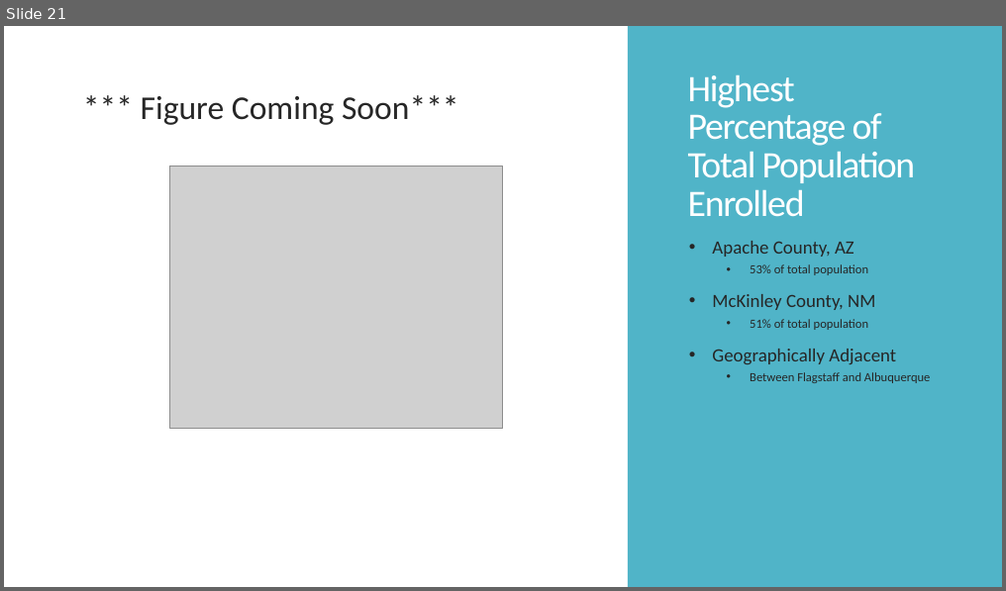
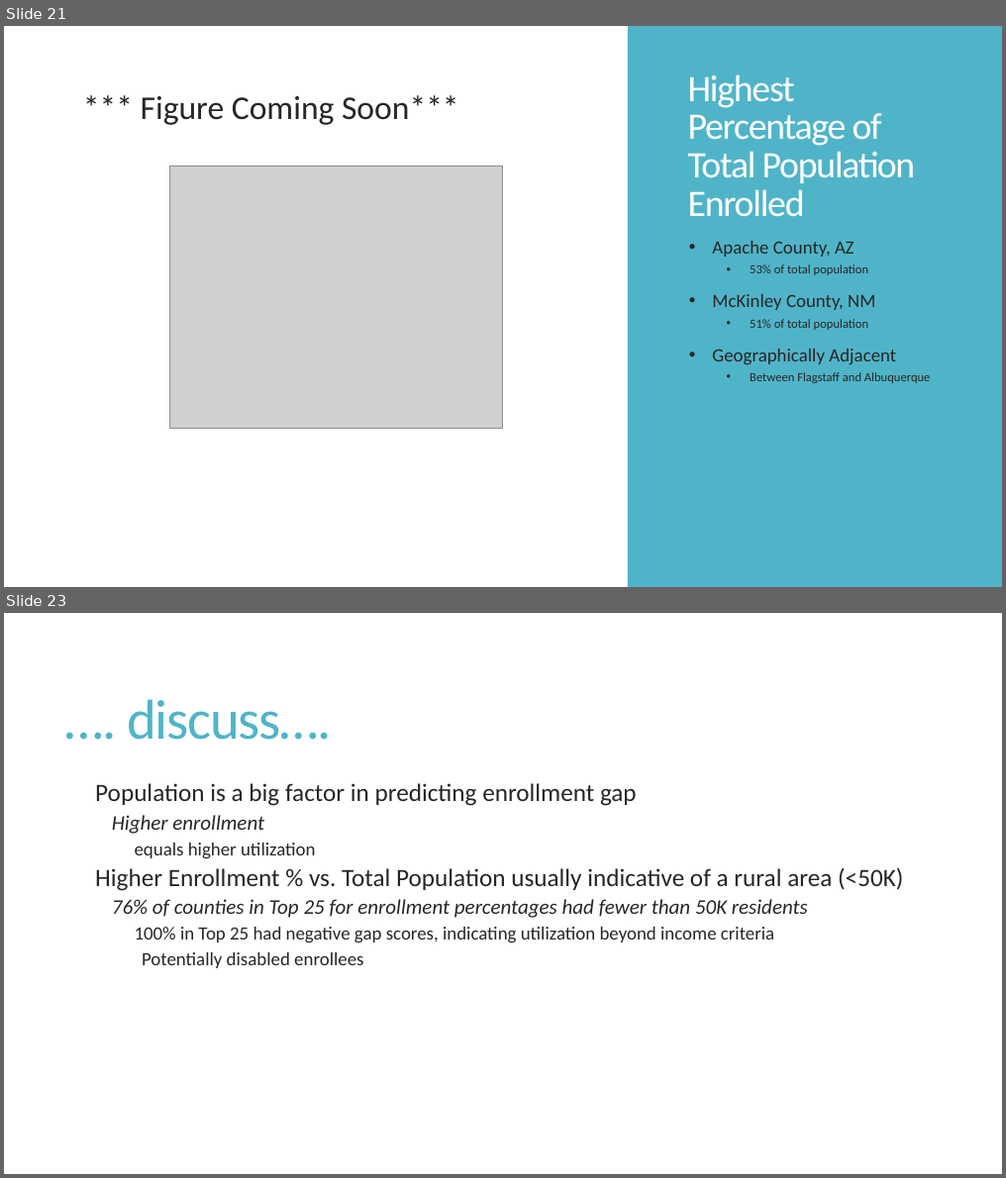
Before and after one commit to ekimshaf/capstone, a slide deck: mind_the_gap.pptx. Shown one above the other, each under a label of ours: slide 21 before the commit, slides 21 and 23 after it; the slides between them are not shown. The pictures are 1006x591 and 1006x1178 pixels, drawn with LibreOffice and Linux fonts; fonts in the diff are those of the drawing; grey boxes stand for pictures. Boxes give left, top, right and bottom in pixels: in the first picture for what was removed or moved away, otherwise in the second. Text is boxed around its words. In the diff, an @@ line names an element or a change of style, - is before the commit and + after.

```diff
--- a/mind_the_gap.pptx
+++ b/mind_the_gap.pptx
@@ slide 23 added at <box>4,613,1002,1174</box>, background #FFFFFF @@
@@ title added at <box>127,699,331,740</box>, 54 pt, text #50B4C8 @@
+…. discuss….
@@ text added at <box>95,783,903,968</box>, 18 pt, text #262626 @@
+    Population is a big factor in predicting enrollment gap
+      Higher enrollment
+        equals higher utilization
+    Higher Enrollment % vs. Total Population usually indicative of a rural area (<50K)
+      76% of counties in Top 25 for enrollment percentages had fewer than 50K residents
+        100% in Top 25 had negative gap scores, indicating utilization beyond income criteria
+        Potentially disabled enrollees
```
Also in this commit, not shown: 7 slides changed, 1 other slide added.
